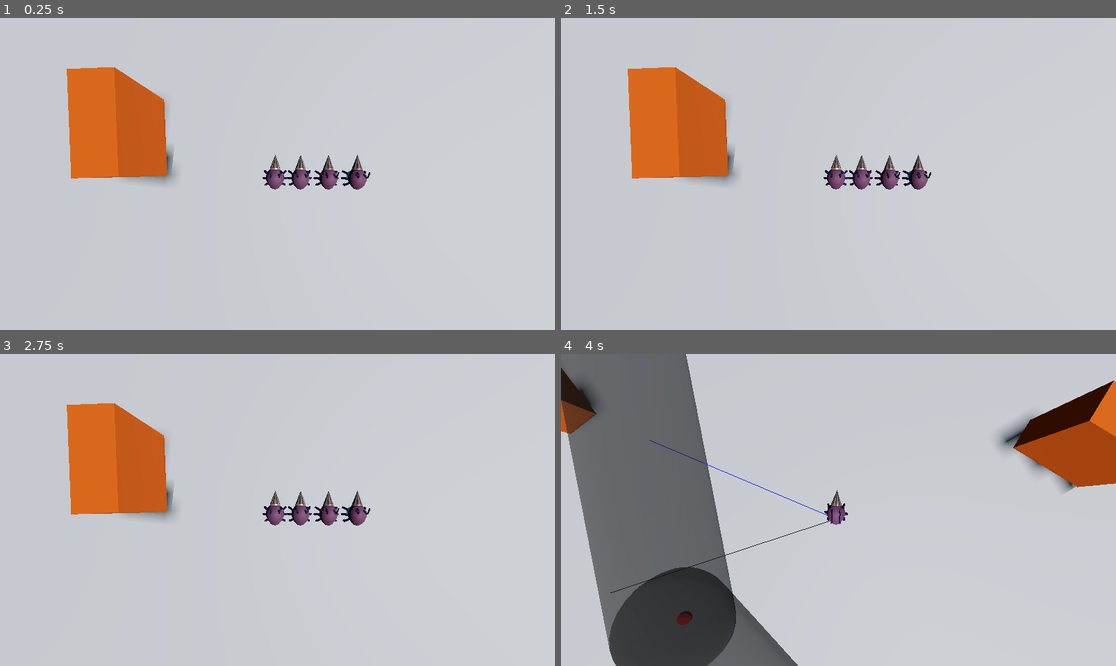
Above: before the commit, frames 1-4 (two rows, left to right).
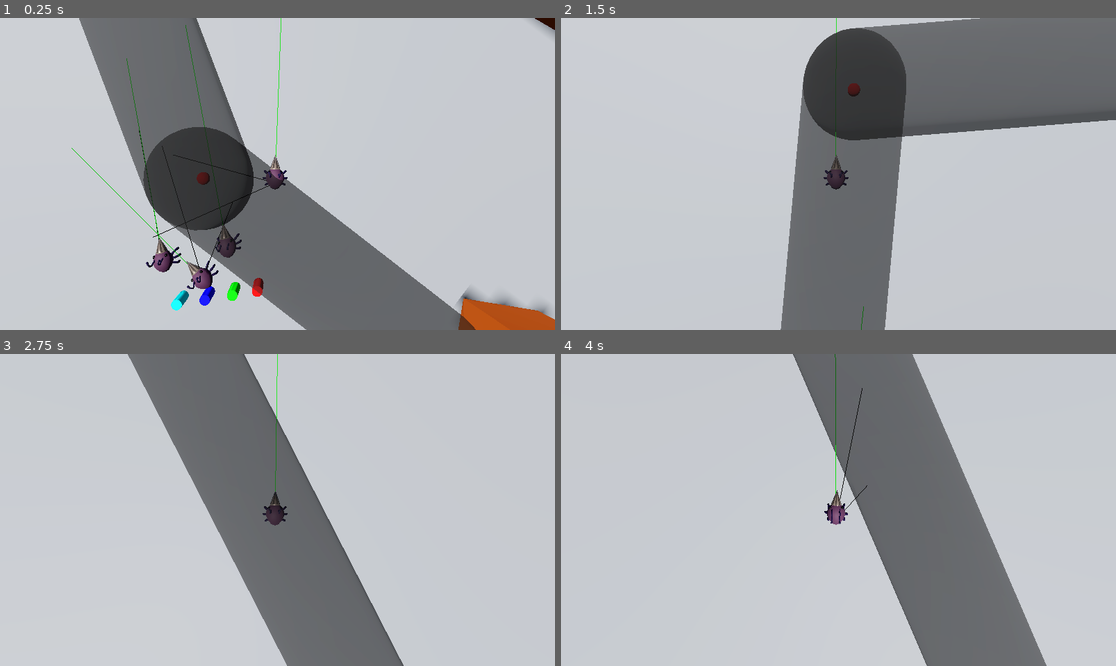
Above: after the commit, the same moments.

Repository: Surresteel/godot_pizza_jam_mar_2026
Game: Godot game, scene res://Scenes/Levels/Drillbug/drillbug_level.tscn
Same seed, same stepped clock (60 frames per second), same inputs: the game is played once before the commit and once after it. This scene is started directly instead of the project's main scene.
Inputs (mouse positions are in pixels of both pictures, inside the frame that each line leads up to):
- Up to frame 1 (0.25 s): no input
- Up to frame 2 (1.5 s): tap Enter at 0.5 s; move the mouse to (960, 158) at 0.52 s; hold D (rightward) 0.53-1.28 s; tap Space (squidward) at 0.6, 1.35 s; move the mouse to (727, 189) at 1.27 s; hold S (backward) from 1.28 s (still down)
- Up to frame 3 (2.75 s): move the mouse to (333, 441) at 2.02 s; release S (backward) at 2.03 s; hold D (rightward) from 2.03 s (still down); tap Space (squidward) at 2.1 s
- Up to frame 4 (4 s): move the mouse to (810, 572) at 2.77 s; release D (rightward) at 2.78 s; hold W (forward) 2.78-3.53 s; tap Space (squidward) at 2.85, 3.6 s; move the mouse to (1005, 556) at 3.52 s; hold A (leftward) from 3.53 s (still down)

The runs differ from the first frame. In frame 1, 33% of the frame differs, in the area x 12-100%, y 0-100%; in frame 2, 37%; in frame 3, 27%; in frame 4, 52%, in the area x 0-100%, y 0-100%.

Commit message:
i dont remember, a lot of doing and reverting

Diff:
--- a/Scenes/Levels/Drillbug/drillbug.tscn
+++ b/Scenes/Levels/Drillbug/drillbug.tscn
@@ -467,7 +467,6 @@
 transform = Transform3D(1, 0, 0, 0, 1, 0, 0, 0, 1, 0, 0.04749272, 0)
 script = ExtResource("2_jipot")
 draw_lines = true
-path_radius = 0.1
 desired_seperation = 1.0
 
 [connection signal="animation_finished" from="AnimationPlayer" to="." method="_on_animation_player_animation_finished"]
--- a/Scenes/Levels/Drillbug/drillbug_level.tscn
+++ b/Scenes/Levels/Drillbug/drillbug_level.tscn
@@ -160,32 +160,32 @@
 [node name="RACEPATH" type="Node3D" parent="."]
 
 [node name="1" parent="RACEPATH" node_paths=PackedStringArray("next_waypoint", "previous_waypoint") instance=ExtResource("3_d5e05")]
-transform = Transform3D(1, 0, 0, 0, 1, 0, 0, 0, 1, -0.64728284, 2.3841858e-07, -0.38537142)
+transform = Transform3D(1, 0, 0, 0, 1, 0, 0, 0, 1, -1.4951077, 2.3841858e-07, 0.922595)
 next_waypoint = NodePath("../2")
 previous_waypoint = NodePath("../6")
 
 [node name="2" parent="RACEPATH" node_paths=PackedStringArray("next_waypoint", "previous_waypoint") instance=ExtResource("3_d5e05")]
-transform = Transform3D(1, 0, 0, 0, 1, 0, 0, 0, 1, -4.2095747, -5.9604645e-08, -2.167192)
+transform = Transform3D(1, 0, 0, 0, 1, 0, 0, 0, 1, -3.498804, -5.9604645e-08, -0.29433537)
 next_waypoint = NodePath("../3")
 previous_waypoint = NodePath("../1")
 
 [node name="3" parent="RACEPATH" node_paths=PackedStringArray("next_waypoint", "previous_waypoint") instance=ExtResource("3_d5e05")]
-transform = Transform3D(1, 0, 0, 0, 1, 0, 0, 0, 1, -0.5881182, 3.5762787e-07, -4.0454097)
+transform = Transform3D(1, 0, 0, 0, 1, 0, 0, 0, 1, -3.1012225, 8.34465e-07, -2.5902605)
 next_waypoint = NodePath("../4")
 previous_waypoint = NodePath("../2")
 
 [node name="4" parent="RACEPATH" node_paths=PackedStringArray("next_waypoint", "previous_waypoint") instance=ExtResource("3_d5e05")]
-transform = Transform3D(1, 0, 0, 0, 1, 0, 0, 0, 1, 1.0245708, 0, -2.0456803)
+transform = Transform3D(1, 0, 0, 0, 1, 0, 0, 0, 1, 1.02993, 0, -2.051165)
 next_waypoint = NodePath("../5")
 previous_waypoint = NodePath("../3")
 
 [node name="5" parent="RACEPATH" node_paths=PackedStringArray("next_waypoint", "previous_waypoint") instance=ExtResource("3_d5e05")]
-transform = Transform3D(1, 0, 0, 0, 1, 0, 0, 0, 1, 2.374978, 0, -1.9333696)
+transform = Transform3D(1, 0, 0, 0, 1, 0, 0, 0, 1, 2.964244, 0, -0.49482274)
 next_waypoint = NodePath("../6")
 previous_waypoint = NodePath("../4")
 
 [node name="6" parent="RACEPATH" node_paths=PackedStringArray("next_waypoint", "previous_waypoint") instance=ExtResource("3_d5e05")]
-transform = Transform3D(1, 0, 0, 0, 1, 0, 0, 0, 1, 2.9313412, 0, -0.67495996)
+transform = Transform3D(1, 0, 0, 0, 1, 0, 0, 0, 1, 1.7830062, 0, 1.6207874)
 next_waypoint = NodePath("../1")
 previous_waypoint = NodePath("../5")
 
@@ -194,17 +194,17 @@
 participating_bugs = [NodePath("../../Drillbug"), NodePath("../../Drillbug2"), NodePath("../../Drillbug3"), NodePath("../../Drillbug4")]
 
 [node name="MeshInstance3D" type="MeshInstance3D" parent="RACEPATH/Race manager"]
-transform = Transform3D(1, 0, 0, 0, 1, 0, 0, 0, 1, -0.024156772, 0, 0.507446)
+transform = Transform3D(0.7674674, 0, 0.641088, 0, 1, 0, -0.641088, 0, 0.7674674, 0.627735, 0, -2.304218)
 mesh = SubResource("CylinderMesh_psfgv")
 
 [node name="MeshInstance3D2" type="MeshInstance3D" parent="RACEPATH/Race manager"]
-transform = Transform3D(1, 0, 0, 0, 1, 0, 0, 0, 1, 0.07059953, 0, 0.507446)
+transform = Transform3D(0.7674674, 0, 0.641088, 0, 1, 0, -0.641088, 0, 0.7674674, 0.7004574, 0, -2.364965)
 mesh = SubResource("CylinderMesh_de8gn")
 
 [node name="MeshInstance3D3" type="MeshInstance3D" parent="RACEPATH/Race manager"]
-transform = Transform3D(1, 0, 0, 0, 1, 0, 0, 0, 1, 0.17458192, 0, 0.507446)
+transform = Transform3D(0.7674674, 0, 0.641088, 0, 1, 0, -0.641088, 0, 0.7674674, 0.78026044, 0, -2.4316268)
 mesh = SubResource("CylinderMesh_dl1mc")
 
 [node name="MeshInstance3D4" type="MeshInstance3D" parent="RACEPATH/Race manager"]
-transform = Transform3D(1, 0, 0, 0, 1, 0, 0, 0, 1, 0.2818199, 0, 0.507446)
+transform = Transform3D(0.7674674, 0, 0.641088, 0, 1, 0, -0.641088, 0, 0.7674674, 0.8625621, 0, -2.500376)
 mesh = SubResource("CylinderMesh_c57bh")
--- a/Scripts/Drillbug/drillbug.gd
+++ b/Scripts/Drillbug/drillbug.gd
@@ -41,6 +41,7 @@
 
 
 func _ready() -> void:
+	racing = true
 	speed = randf_range(0.75,1.5)
 	dig_speed = randf_range(0.5,1.75)
 	aceleration = randf_range(1,3)
@@ -75,14 +76,6 @@
 
 func _process(_delta: float) -> void:
 	if racing:
-		var dir: Vector3 = (race_waypoints[current_waypoint].global_position - global_position)
-		if dir.length() < 0.7:
-			current_waypoint += 1
-			current_waypoint %= race_waypoints.size()
-			steering_behaviour.path_radius = race_waypoints[current_waypoint].path_radius
-			return
-		dir = dir.normalized()
-
 		#rotate forward
 		var angle = atan2(-velocity.x, -velocity.z)
 		global_rotation.y =  angle
--- a/Scripts/Drillbug/steering_behaviour.gd
+++ b/Scripts/Drillbug/steering_behaviour.gd
@@ -4,7 +4,6 @@
 
 @export var draw_lines: bool = false
 
-@export var path_radius: float = 0.2
 @export var desired_seperation: float = 0.2
 
 var max_speed: float
@@ -48,8 +47,12 @@
 	var normal := b.normalized()
 	normal *= (a.dot(normal))
 
-	if normal.length() > b.length():
-		normal = b
+	var anormal := start_pos.distance_to(normal + start_pos)
+	var bnormal := (normal + start_pos).distance_to(end_pos)
+
+	if anormal + bnormal > start_pos.distance_to(end_pos) * 1.05:
+		normal = end_pos - start_pos
+
 	return start_pos + normal
 
 
@@ -63,6 +66,8 @@
 	var start_pos: Vector3
 	var end_pos: Vector3
 
+	var closest_point: WayPoint
+
 	for points in path:
 
 		start_pos = points.Start_wayPoint.global_position
@@ -73,21 +78,31 @@
 		var distance: float = future_pos.distance_to(normal_pos)
 
 		if distance < closest_point_distance:
+			closest_point = points
 			closest_point_distance = distance
 			target_pos = (normal_pos + ((end_pos - start_pos).normalized() * length))
 
-	if closest_point_distance > path_radius:
+	var wrong_way: bool = false
+	if -global_basis.z.dot((closest_point.next_waypoint.global_position
+			- closest_point.Start_wayPoint.global_position).normalized()) < 0:
+				wrong_way = false
+
+
+
+	if closest_point_distance > closest_point.path_radius:
 		var steer := get_steering_force(target_pos,current_velcoity)
 		#scale the force by how far off the path they are
-		steer = steer * (5 * (1 - path_radius/closest_point_distance))
+		steer = steer * (10 * (1 - closest_point.path_radius/closest_point_distance))
 		_render_line(steer,path_line,Color.RED)
 		_render_line(target_pos - global_position,futurenormal_line,Color.BLUE)
-		#_render_line(current_velcoity,velocity_line,Color.GREEN)
+		_render_line(current_velcoity,velocity_line,Color.GREEN)
 		return steer
 	else:
 		path_line.clear_surfaces()
 		futurenormal_line.clear_surfaces()
-		return Vector3.ZERO
+		_render_line(current_velcoity,velocity_line,Color.GREEN)
+
+		return get_steering_force(closest_point.next_waypoint.global_position,current_velcoity)
 
 
 ## seperation
